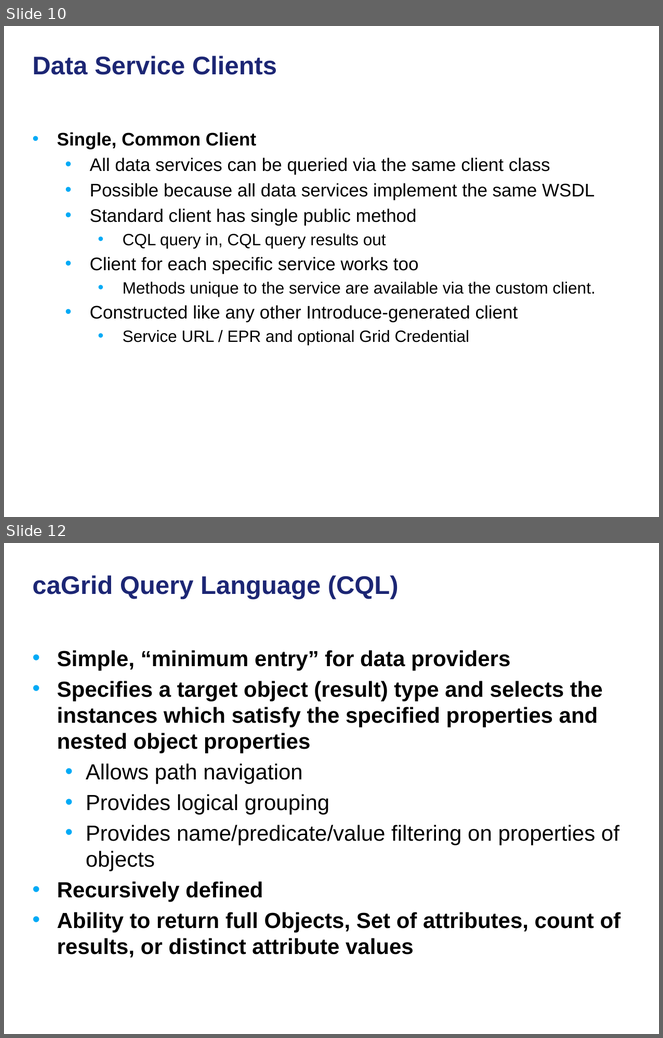
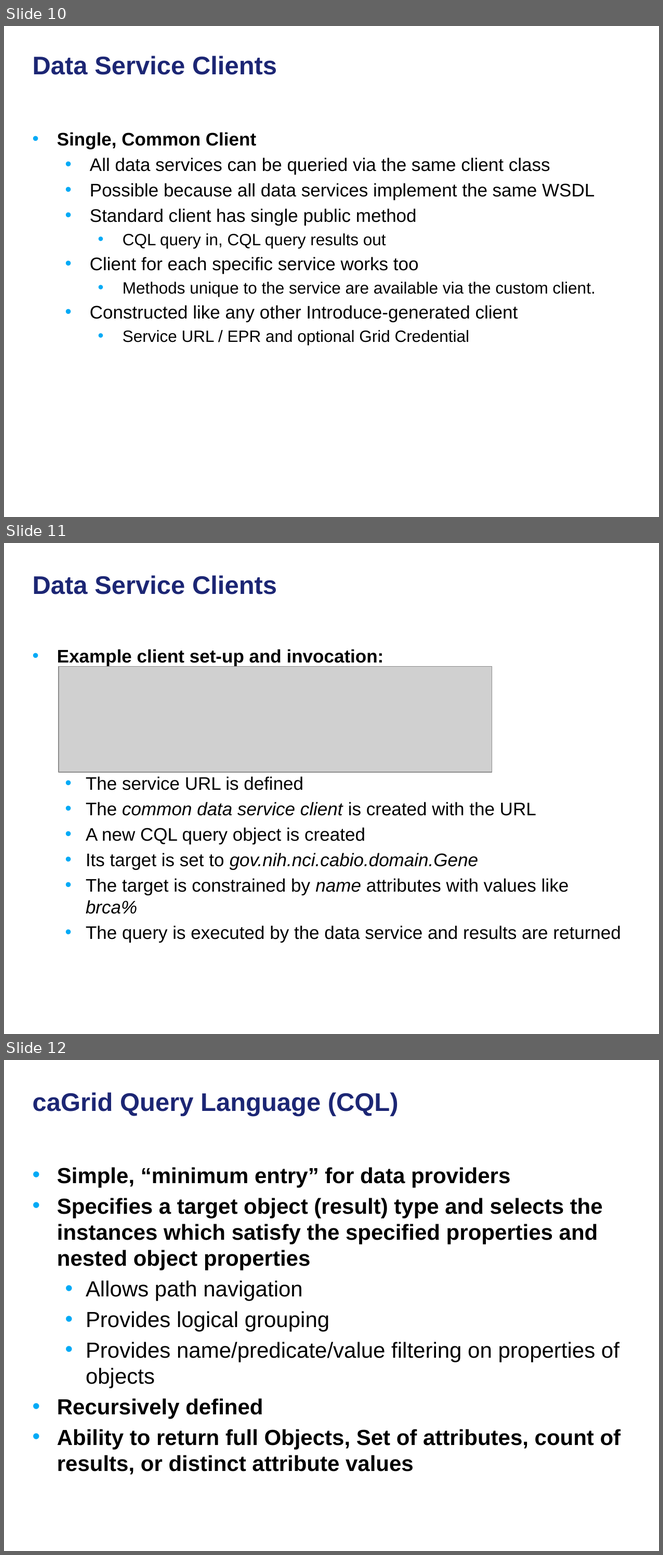
Before and after one commit to NCIP/cagrid-docs, a slide deck: presentations/200906_Novartis/caGrid Data Services.pptx. Shown one above the other, each under a label of ours: slides 10 and 12 before the commit, slides 10, 11 and 12 after it; the slides between them are not shown. The pictures are 663x1038 and 663x1555 pixels, drawn with LibreOffice and Linux fonts; fonts in the diff are those of the drawing; grey boxes stand for pictures; background and template pictures are left out. Boxes give left, top, right and bottom in pixels: in the first picture for what was removed or moved away, otherwise in the second. Text is boxed around its words. In the diff, an @@ line names an element or a change of style, - is before the commit and + after.

```diff
--- a/presentations/200906_Novartis/caGrid Data Services.pptx
+++ b/presentations/200906_Novartis/caGrid Data Services.pptx
@@ slide 11 added at box(4, 543, 659, 1034), background picture (left out) @@
@@ title added at box(33, 575, 277, 594), 28 pt, text #1C2674, bold @@
+Data Service Clients
@@ text added at box(57, 649, 621, 943), 20 pt, text #000000 @@
+• Example client set-up and invocation:
+  • The service URL is defined
+  • The common data service client is created with the URL
+  • A new CQL query object is created
+  • Its target is set to gov.nih.nci.cabio.domain.Gene
+  • The target is constrained by name attributes with values like brca%
+  • The query is executed by the data service and results are returned
@@ picture added at box(59, 667, 491, 772) @@
```
Also in this commit, not shown: 1 slide changed, 3 other slides added, 1 slide removed.
